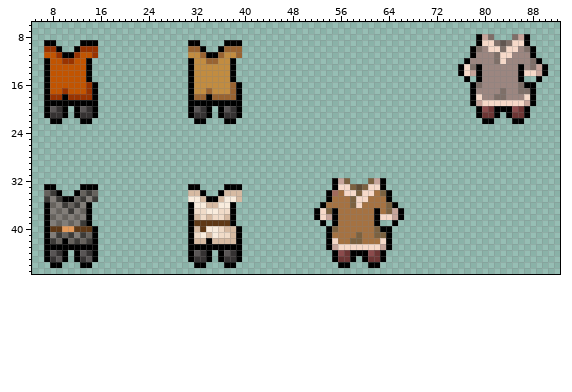
A sprite sheet gets an edit: Technolithic/Technolithic/Content/Sprites/clothes.png. Above, as it was before the edit.
The file is 96x96 pixels. Colours within 5 levels of each other are drawn and written as one. Shown: x 5..92, y 6..47.
The same view after the edit:
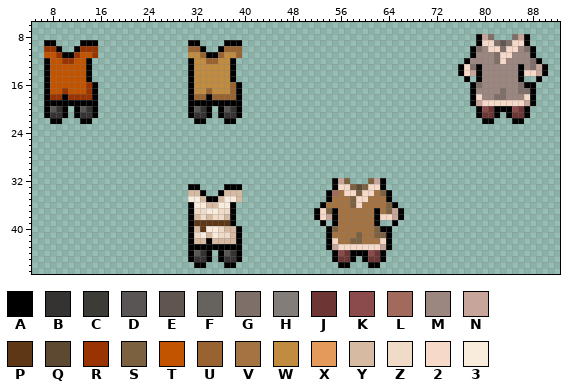
Palette (. is transparent): A #000000  B #353232  C #3d3b38  D #595555  E #605550  F #66625d  G #7e6f68  H #827d78  J #6d3534  K #8b4b4c  L #a16a5c  M #9c8680  N #c7a59b  P #5e3816  Q #5d4932  R #993300  S #7b6140  T #c25400  U #996331  V #a57242  W #c28c40  X #e49a5a  Y #d6baa2  Z #f0dbc8  2 #f6d9c9  3 #f9ecdd
What changed:
{"y":33,"x":7,"old":"AA","new":".."}
{"y":33,"x":13,"old":"AAA","new":"..."}
{"y":34,"x":7,"old":"FCA","new":"..."}
{"y":34,"x":12,"old":"AFCF","new":"...."}
{"y":35,"x":7,"old":"CHCAAFCHC","new":"........."}
{"y":36,"x":7,"old":"AFHCFCHA","new":"........"}
{"y":37,"x":7,"old":"AHFHCHFA","new":"........"}
{"y":38,"x":7,"old":"AFHFHFHA","new":"........"}
{"y":39,"x":7,"old":"AHFHFHCA","new":"........"}
{"y":40,"x":7,"old":"APPXXPPPA","new":"........."}
{"y":41,"x":7,"old":"AHCFCHCFA","new":"........."}
{"y":42,"x":7,"old":"ACFAFCFCA","new":"........."}
{"y":43,"x":7,"old":"AAAAAAAAA","new":"........."}
{"y":44,"x":7,"old":"ADBA","new":"...."}
{"y":44,"x":12,"old":"ADBA","new":"...."}
{"y":45,"x":7,"old":"ABDA","new":"...."}
{"y":45,"x":12,"old":"ABDA","new":"...."}
{"y":46,"x":8,"old":"AA","new":".."}
{"y":46,"x":13,"old":"AA","new":".."}
